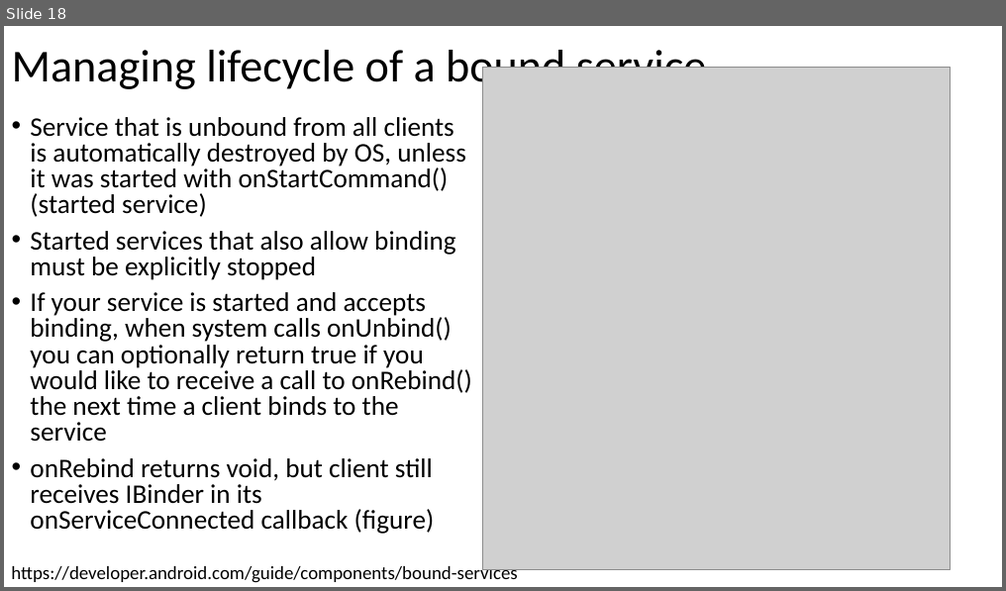
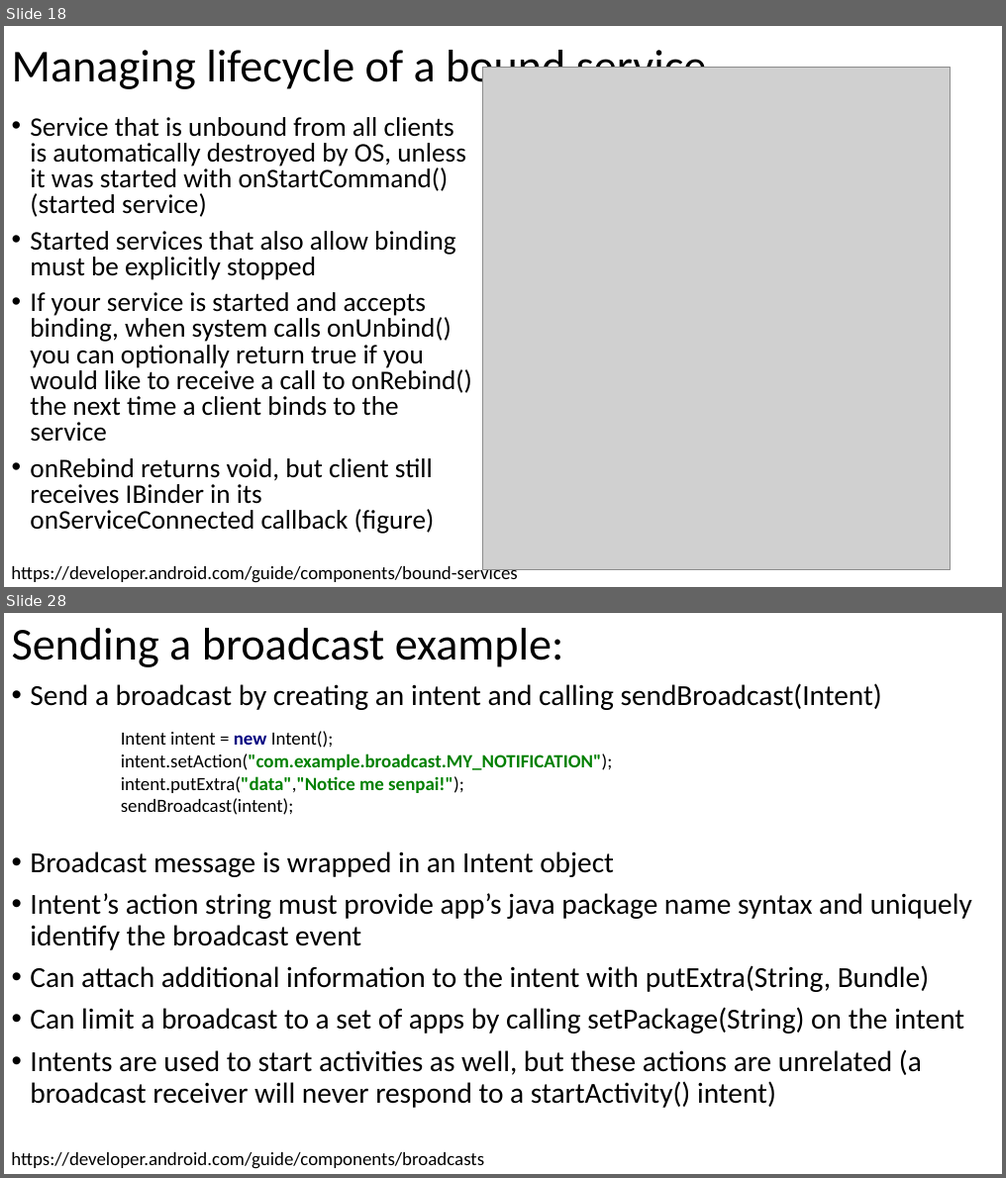
Before and after one commit to russellu/cs230, a slide deck: Lecture_10.pptx. Shown one above the other, each under a label of ours: slide 18 before the commit, slides 18 and 28 after it; the slides between them are not shown. The pictures are 1006x591 and 1006x1178 pixels, drawn with LibreOffice and Linux fonts; fonts in the diff are those of the drawing; grey boxes stand for pictures. Boxes give left, top, right and bottom in pixels: in the first picture for what was removed or moved away, otherwise in the second. Text is boxed around its words. In the diff, an @@ line names an element or a change of style, - is before the commit and + after.

```diff
--- a/Lecture_10.pptx
+++ b/Lecture_10.pptx
@@ slide 28 added at bbox=[4, 613, 1002, 1174], background #FFFFFF @@
@@ title added at bbox=[12, 628, 564, 667], 44 pt, text #000000 @@
+Sending a broadcast example:
@@ text added at bbox=[30, 683, 972, 1108], 28 pt, text #000000 @@
+• Send a broadcast by creating an intent and calling sendBroadcast(Intent)
+• Broadcast message is wrapped in an Intent object
+• Intent’s action string must provide app’s java package name syntax and uniquely identify the broadcast event
+• Can attach additional information to the intent with putExtra(String, Bundle)
+• Can limit a broadcast to a set of apps by calling setPackage(String) on the intent
+• Intents are used to start activities as well, but these actions are unrelated (a broadcast receiver will never respond to a startActivity() intent)
@@ text added at bbox=[121, 731, 613, 815], 18 pt, text #000000 @@
+Intent intent = new Intent();
+intent.setAction("com.example.broadcast.MY_NOTIFICATION");
+intent.putExtra("data","Notice me senpai!");
+sendBroadcast(intent);
@@ text added at bbox=[11, 1153, 484, 1169], 18 pt, text #000000 @@
+https://developer.android.com/guide/components/broadcasts
```
Also in this commit, not shown: 14 other slides added, 9 slides removed, 2 other files.
